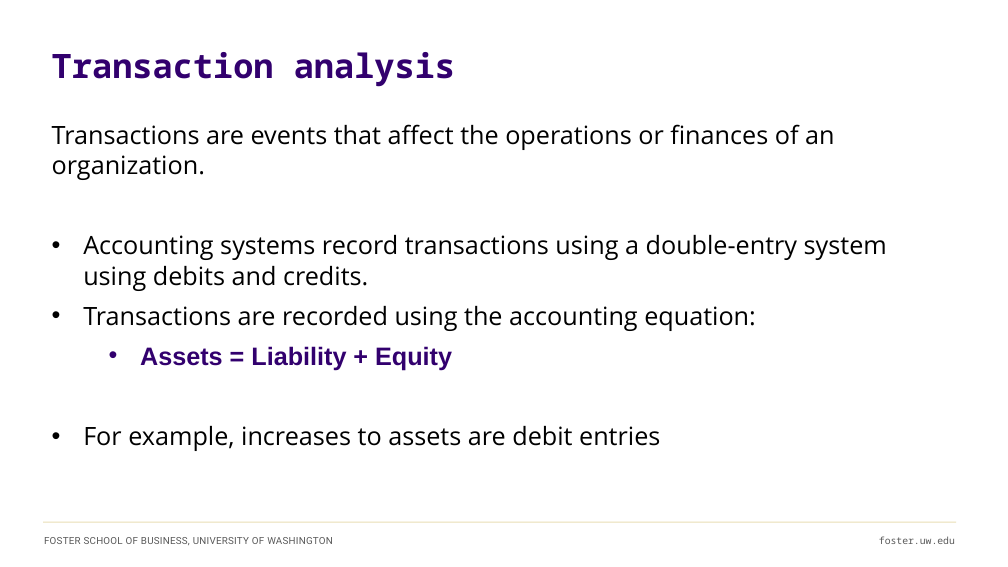
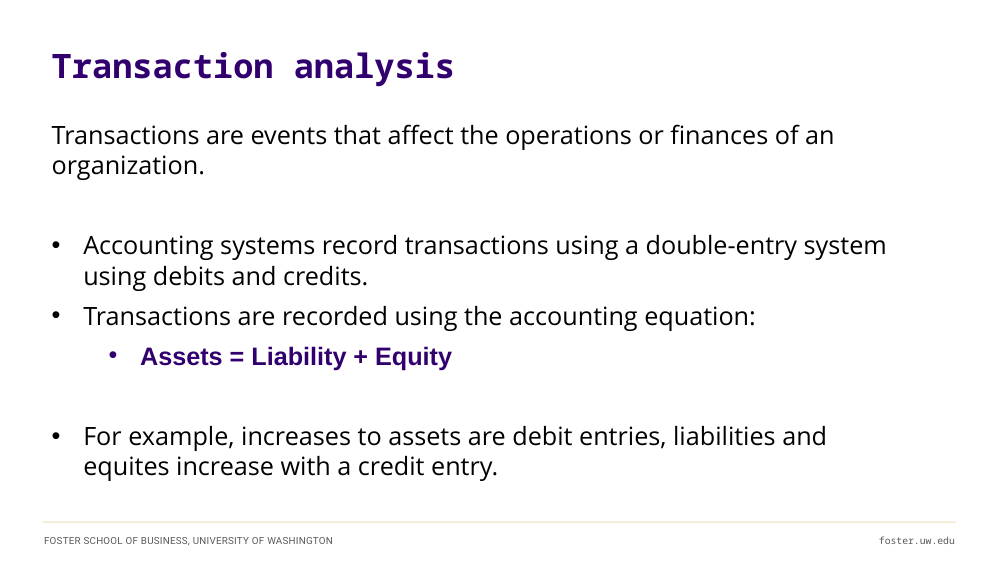
Before and after one commit to ashercurtis/slides.io, a slide deck: slide 12 of BUS AN_500/BUS AN500Class01_2026.pptx. Drawn at 1008x567 pixels with LibreOffice and Linux fonts; fonts in the diff are those of the drawing. Boxes give left, top, right and bottom in pixels: in the first picture for what was removed or moved away, otherwise in the second. Text is boxed around its words. In the diff, an @@ line names an element or a change of style, - is before the commit and + after.

```diff
--- a/BUS AN_500/BUS AN500Class01_2026.pptx
+++ b/BUS AN_500/BUS AN500Class01_2026.pptx
@@ text at box(83, 426, 827, 481): text changed @@
-• For example, increases to assets are debit entries
+• For example, increases to assets are debit entries, liabilities and equites increase with a credit entry.
```
Also in this commit, not shown: 11 other slides changed, 9 slides added, 3 slides removed, 1 other file.
